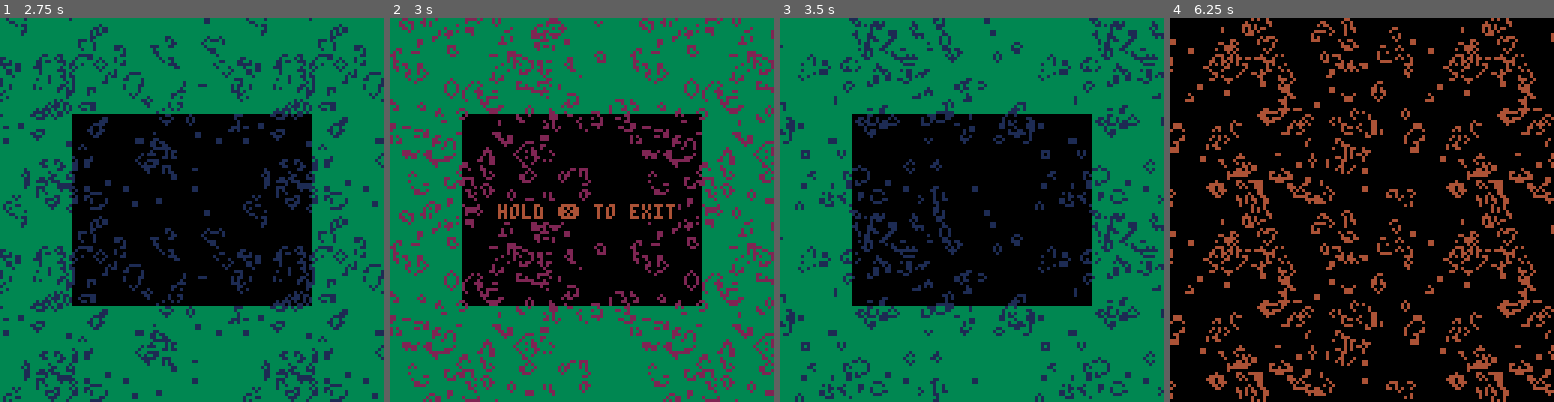
Above: before the commit, frames 1-4 (left to right).
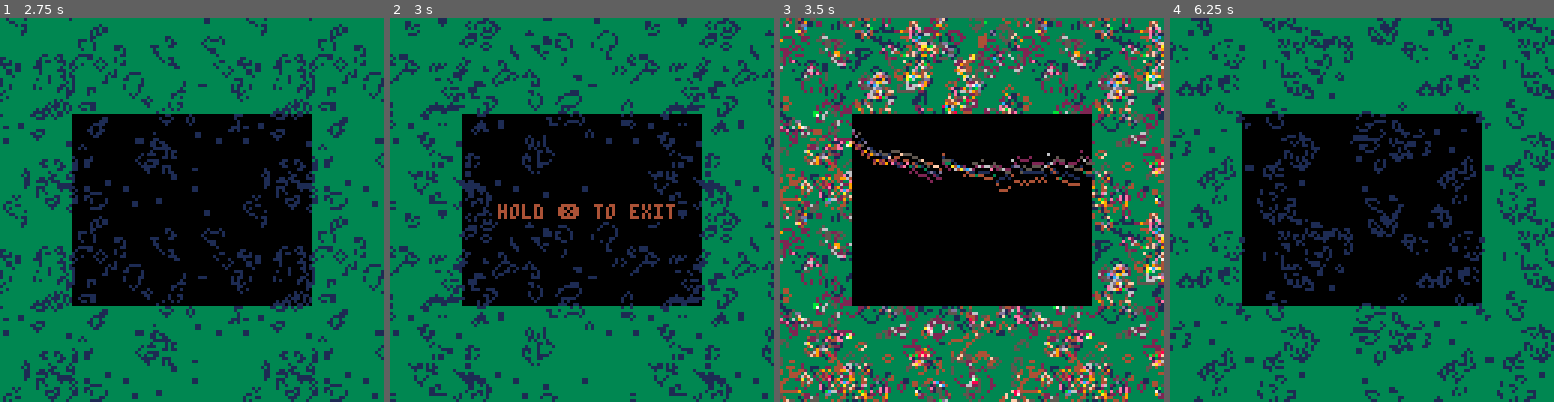
Above: after the commit, the same moments.

Repository: erwinbonsma/PicoGarden
Game: PICO-8 cartridge picogarden.p8
The game is run twice, just before and just after one commit, with the same random seed, the same clock (stepped at 60 frames per second) and the same inputs.
Inputs:
- Up to frame 1 (2.75 s): tap X (X key) at 0.33, 1.07, 1.85 s; tap O (Z key) at 0.7, 1.7, 2.1, 2.5 s; hold Right 1.6-2.1 s; hold Up 2.15-2.42 s; hold Right from 2.47 s (still down)
- Up to frame 2 (3 s): keep holding Right; tap O (Z key) at 2.9 s; tap X (X key) at 2.97 s
- Up to frame 3 (3.5 s): release Right at 3.03 s; hold Left from 3.08 s (still down); tap O (Z key) at 3.3 s
- Up to frame 4 (6.25 s): release Left at 3.58 s; hold Down 3.63-3.97 s; tap O (Z key) every 0.4 s from 3.7 to 6.1 s; hold Right 4.02-4.68 s; tap X (X key) at 4.08, 5.2 s; hold Up 4.73-5.03 s; hold Left 5.08-5.68 s; hold Down 5.73-6.03 s; hold Right from 6.08 s (still down)

Frame 1 is identical in both runs. In frame 2, 26% of the frame differs, in the area x 0-100%, y 0-100%; in frame 3, 35%; in frame 4, 77%.

Commit message:
Disable button repeat

Diff:
--- a/picogarden.p8
+++ b/picogarden.p8
@@ -1035,6 +1035,9 @@
 
  pal(display_palette,1)
 
+ --disable button repeat
+ poke(0x5f5c,255)
+
  state.flowers=init_flowers(14)
  show_title()
  --show_label()
